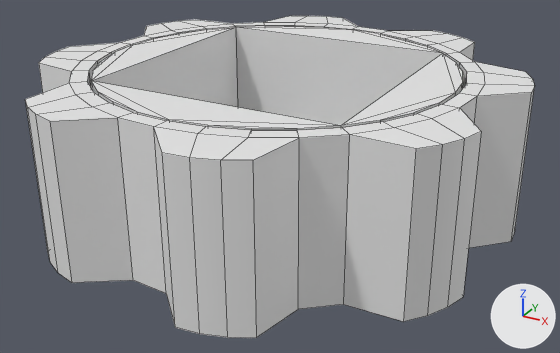
The FBX model Models/SPROP_CogModule_001/SPROP_CogModule_001.fbx, before and after one commit.
One viewpoint serves both versions: a 50 mm lens placed at (1.82, -3.28, 1.81), pointed at (0.05, -0.06, 0.21). The axes (+X, +Y, +Z) are drawn at lower right. The lights are the same throughout. Mesh edges are drawn as thin lines.

The older version as bpy lines, for what is in view:
```python
me_mesh = bpy.data.meshes.new('Mesh')
me_mesh.from_pydata(...)  # 64 vertices, 57 faces; spans x -0.9..0.9, y -0.91..0.89, z 0.0..0.77
me_mesh.materials.append(mat_sprop_cogmodule_001)  # white #e7e7e7
me_mesh_001 = bpy.data.meshes.new('Mesh.001')
me_mesh_001.from_pydata(...)  # 176 vertices, 136 faces; spans x -1.19..1.2, y -1.2..1.2, z 0.0..0.77
me_mesh_001.materials.append(mat_sprop_cog_001)  # white #e7e7e7
ob_sprop_cog_001 = bpy.data.objects.new('SPROP_Cog_001', me_mesh_001)
ob_sprop_cog_001.location = (-0.002, 0.009, 0.0)
ob_sprop_cogmodule_001 = bpy.data.objects.new('SPROP_CogModule_001', me_mesh)
ob_sprop_cogmodule_001.location = (-0.002, 0.009, 0.0)
```
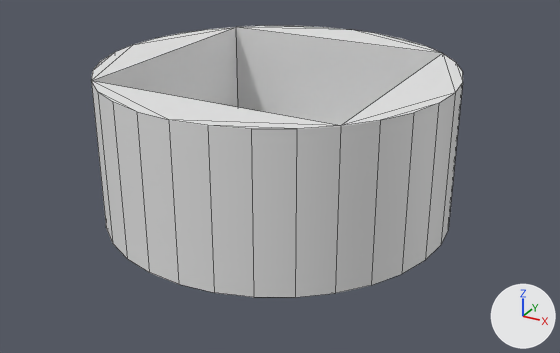
Commit message: Cogs fixed

What differs and where, as boxes [x1, y1, x2, y2] in the pictures (560 x 353 px):
'SPROP_Cog_001', deleted: before [25, 16, 535, 338]
'SPROP_CogModule_001', unchanged, uncovered by the edit: before [91, 26, 463, 130]; after [91, 26, 463, 298]

Edits to the bpy script that builds the scene:
```text
Remove ob_sprop_cog_001:
    ob_sprop_cog_001 = bpy.data.objects.new('SPROP_Cog_001', me_mesh_001)
    ob_sprop_cog_001.location = (-0.002, 0.009, 0.0)
```
